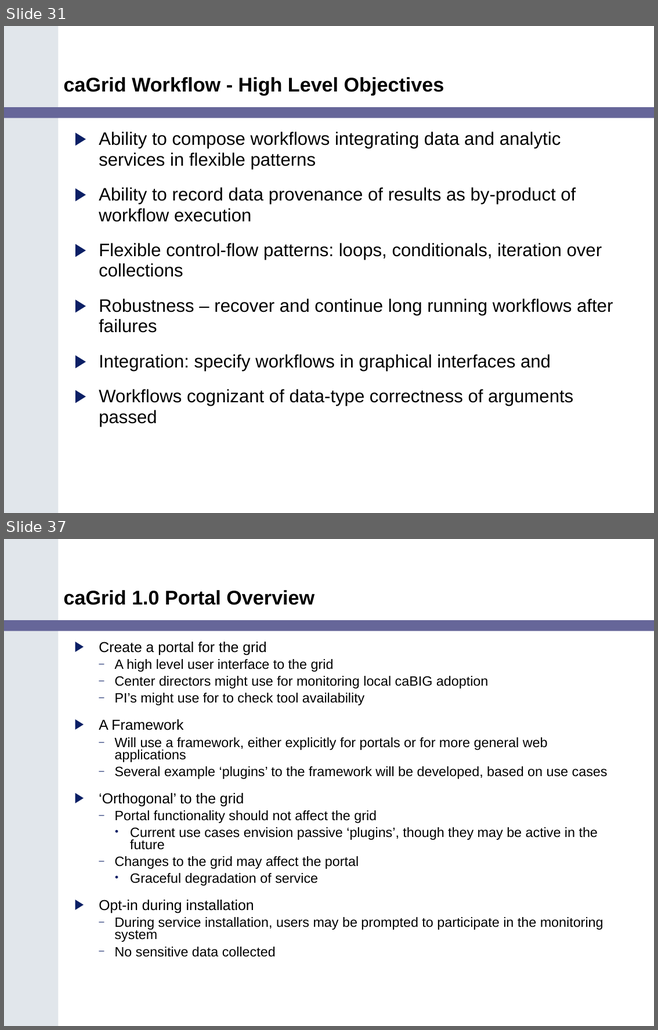
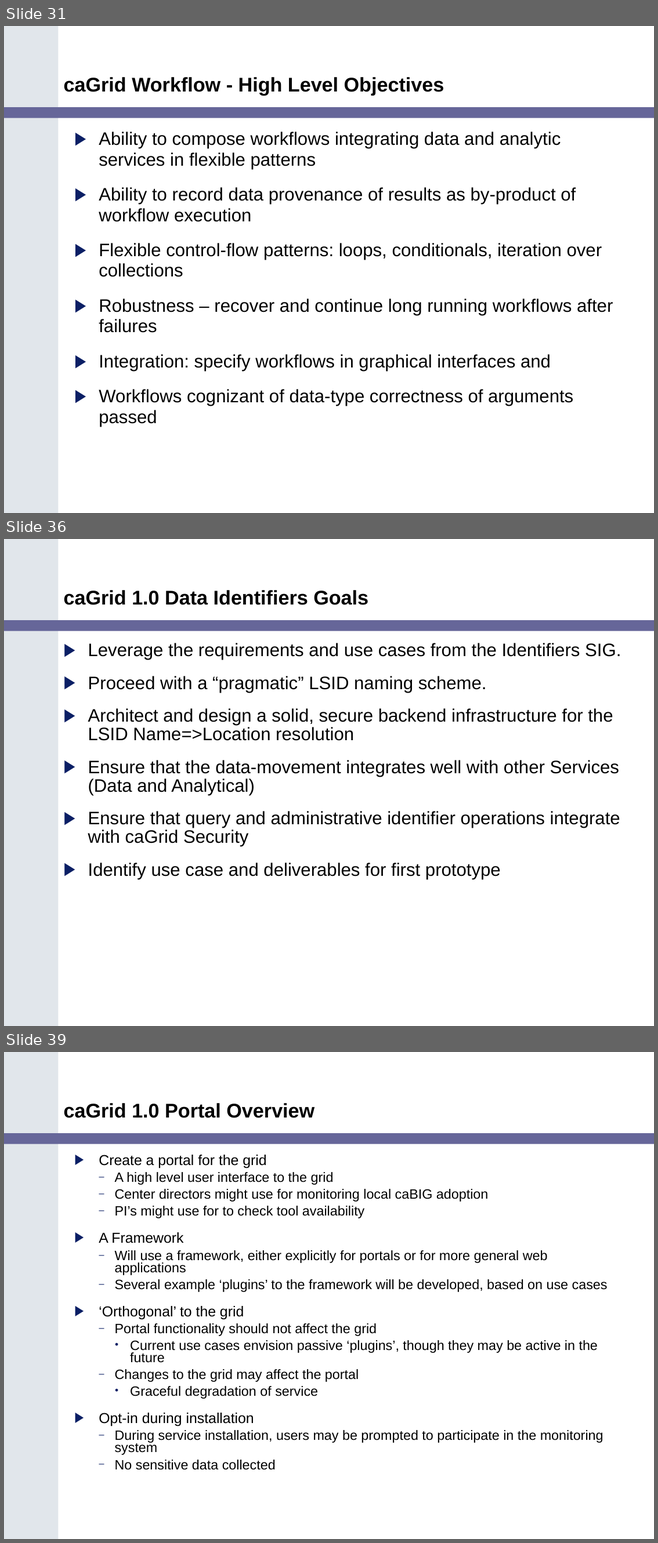
Before and after one commit to NCIP/cagrid-portal, a slide deck: cagrid-1-0/Documentation/presentations/200602_VCDE_ARCH/caGrid_Update_Arch_VCDE_Feb1.ppt. Shown one above the other, each under a label of ours: slides 31 and 37 before the commit, slides 31, 36 and 39 after it; the slides between them are not shown. The pictures are 658x1030 and 658x1543 pixels, drawn with LibreOffice and Linux fonts; fonts in the diff are those of the drawing; background and template pictures are left out. Boxes give left, top, right and bottom in pixels: in the first picture for what was removed or moved away, otherwise in the second. Text is boxed around its words. In the diff, an @@ line names an element or a change of style, - is before the commit and + after.

```diff
--- a/cagrid-1-0/Documentation/presentations/200602_VCDE_ARCH/caGrid_Update_Arch_VCDE_Feb1.ppt
+++ b/cagrid-1-0/Documentation/presentations/200602_VCDE_ARCH/caGrid_Update_Arch_VCDE_Feb1.ppt
@@ slide 36 added at [4,539,654,1026], background #FFFFFF; not listed: 2 template elements that a slide beside it also shows @@
@@ title added at [64,590,368,605], 22 pt, text #000000, bold @@
+caGrid 1.0 Data Identifiers Goals
@@ text added at [88,643,621,879], 20 pt, text #000000 @@
+▶ Leverage the requirements and use cases from the Identifiers SIG.
+▶ Proceed with a “pragmatic” LSID naming scheme.
+▶ Architect and design a solid, secure backend infrastructure for the LSID Name=>Location resolution
+▶ Ensure that the data-movement integrates well with other Services (Data and Analytical)
+▶ Ensure that query and administrative identifier operations integrate with caGrid Security
+▶ Identify use case and deliverables for first prototype
@@ what was slide 37 is now slide 39 @@
```
Also in this commit, not shown: 7 slides changed, 2 other slides added, 1 slide removed.
